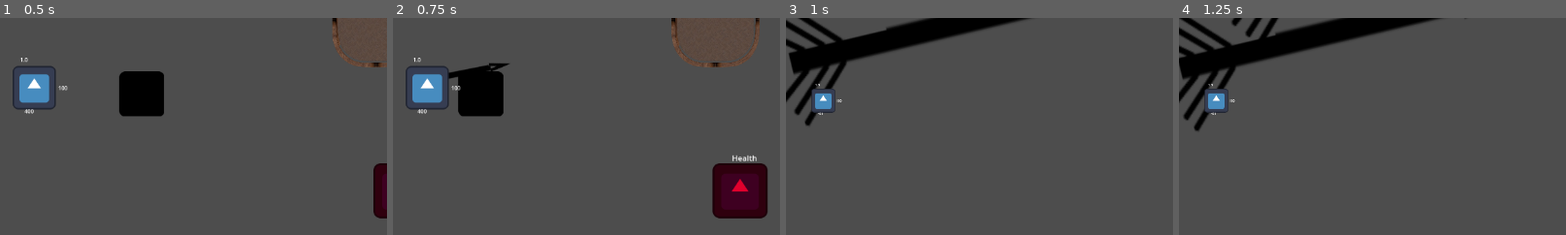
Above: before the commit, frames 1-4 (left to right).
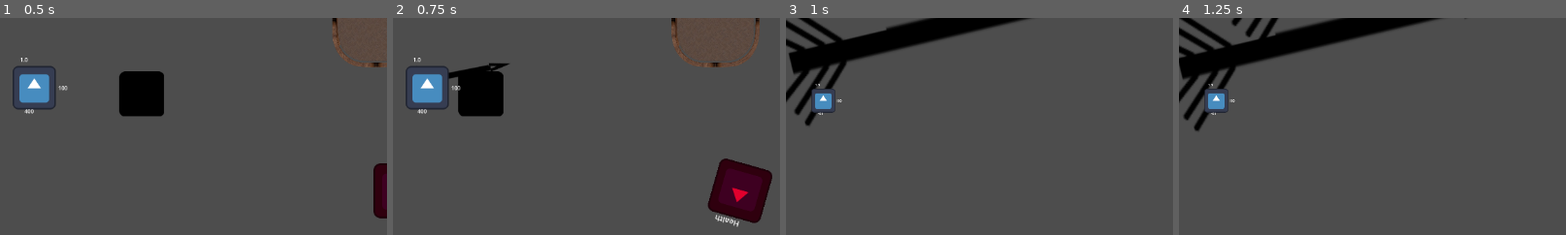
Above: after the commit, the same moments.

Repository: Mudasirh120/GMTK-2025-Submission
Game: Godot game, scene res://Scenes/main.tscn
Two runs of this game, one before a commit and one after it. Both use one fixed random seed, a clock stepped at 60 frames per second and the inputs below. The engine's default icon, where the game draws it, is replaced by a stand-in: a white triangle on a blue panel in a dark square.
Inputs (mouse positions are % of the whole screen's width and height, from its top left):
- Up to frame 1 (0.5 s): no input
- Up to frame 2 (0.75 s): tap Enter at 0.5 s; move the mouse to (94, 32) at 0.52 s; press the mouse at (94, 32) at 0.53 s; hold D (move_right) from 0.53 s (still down)
- Up to frame 3 (1 s): keep holding D (move_right)
- Up to frame 4 (1.25 s): keep holding D (move_right)
The pictures show only the part of the screen within x 46-96%, y 31-81%; the shares and areas given below are measured in that part.

Frame 1 is identical in both runs. In frame 2, 1.2% of the frame differs, in the area x 81-98%, y 62-97%; in frame 3, nothing differs; in frame 4, nothing differs.

Commit message:
enemy back

Diff:
--- a/Scenes/enemy.tscn
+++ b/Scenes/enemy.tscn
@@ -37,13 +37,11 @@
 [node name="CollisionPolygon2D" type="CollisionPolygon2D" parent="VisualDetect"]
 position = Vector2(-15, 1)
 polygon = PackedVector2Array(15, -17, 53, -63, 465, -205, 472, 184, 57, 61, 15, 14)
-disabled = true
 
 [node name="SoundDetect" type="Area2D" parent="."]
 
 [node name="sound" type="CollisionShape2D" parent="SoundDetect"]
 shape = SubResource("CircleShape2D_287tu")
-disabled = true
 
 [node name="sontim" type="Timer" parent="SoundDetect"]
 wait_time = 0.25
--- a/Scripts/enemy.gd
+++ b/Scripts/enemy.gd
@@ -6,6 +6,7 @@
 @onready var sontim: Timer=$SoundDetect/sontim
 @onready var healthbar:Label=$Health
 @onready var Player:CharacterBody2D= get_parent().get_node("Player")
+var rot :int
 const SPEED:int=100
 var Health:int= 100
 var heard:bool=false
@@ -18,10 +19,13 @@
 var dist
 var explicitPositions:Array
 var ExplicitPosition:Vector2
+var startpos:Vector2
 func _ready() -> void:
-	Ray.enabled=true
+	startpos=global_position
+
 func _on_visual_detect_body_entered(body: Node2D) -> void:
 	if body.is_in_group("Player"):
+		Ray.enabled=true
 		stillcansee=true
 		isFollowing=true
 		body.isSeen = true
@@ -87,6 +91,16 @@
 func lookArround():
 	print("Kahan dekhna")
 	VisDetect.rotation += deg_to_rad(45) * get_process_delta_time()
+
+	rot=rot+rotation_degrees-(rotation_degrees-1)
+	print(rot)
+	if rot==360:
+		Agent.target_position=startpos
+		rot=0
+		Ray.enabled=false
+		direction = (Agent.get_next_path_position() - global_position).normalized()
+		velocity = direction * SPEED
+		move_and_slide()
 func _on_sontim_timeout() -> void:
 	tims=false
 	global_rotation_degrees=0
